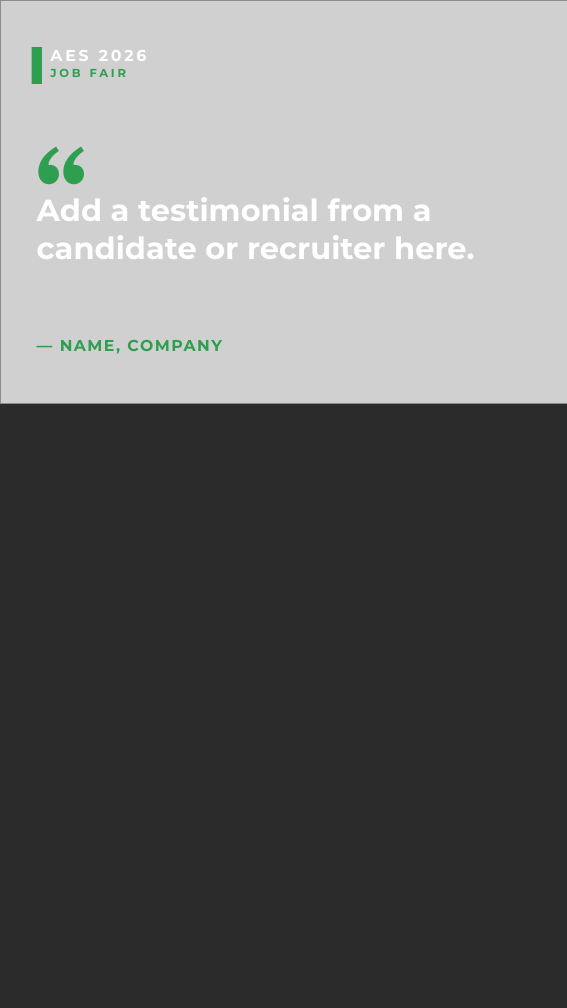
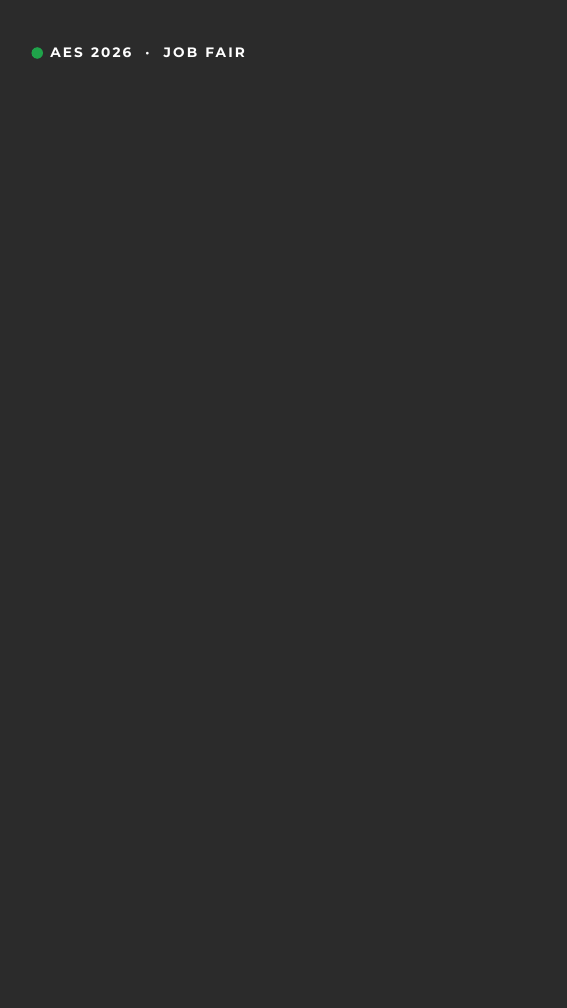
Before and after one commit to Okidoki9903/canva-templates, a slide deck: slide 5 of templates/02-job-fair.pptx (slide 4 before the commit). Drawn at 567x1008 pixels with LibreOffice and Linux fonts; fonts in the diff are those of the drawing; grey boxes stand for pictures; background and template pictures are left out; a plain dark background stands for a picture behind light text. Boxes give left, top, right and bottom in pixels: in the first picture for what was removed or moved away, otherwise in the second. Text is boxed around its words. In the diff, an @@ line names an element or a change of style, - is before the commit and + after.

```diff
--- a/templates/02-job-fair.pptx
+++ b/templates/02-job-fair.pptx
@@ picture removed at [0,0,567,403] @@
@@ rectangle removed at [31,47,42,84] @@
@@ rounded rectangle added at [31,47,43,59], fill #1FA34A @@
@@ text at [50,47,245,57]: text changed; size 22.5 to 19.5 pt @@
-AES 2026
+AES 2026 · JOB FAIR
@@ text removed at [50,69,126,77] @@
-JOB FAIR
@@ text removed at [37,121,100,205] @@
-“
@@ text removed at [37,197,474,259] @@
-Add a testimonial from a candidate or recruiter here.
@@ text removed at [60,340,222,354] @@
-— NAME, COMPANY
```
Also in this commit, not shown: 1 other slide changed, 4 slides added, 3 slides removed, 51 other files.
